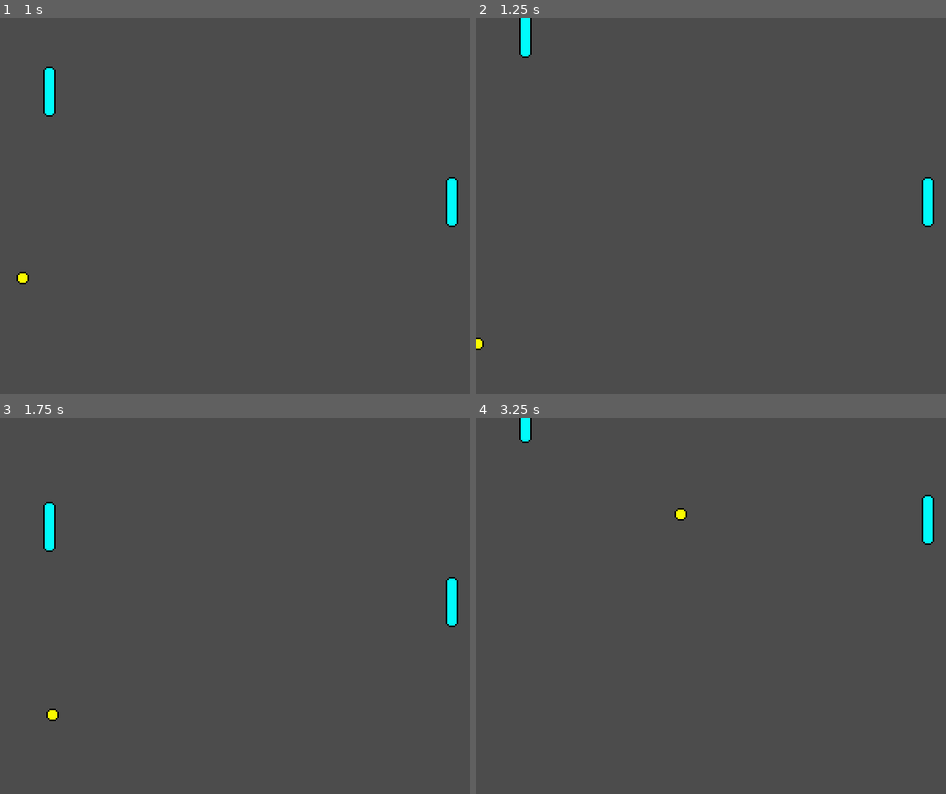
Above: before the commit, frames 1-4 (two rows, left to right).
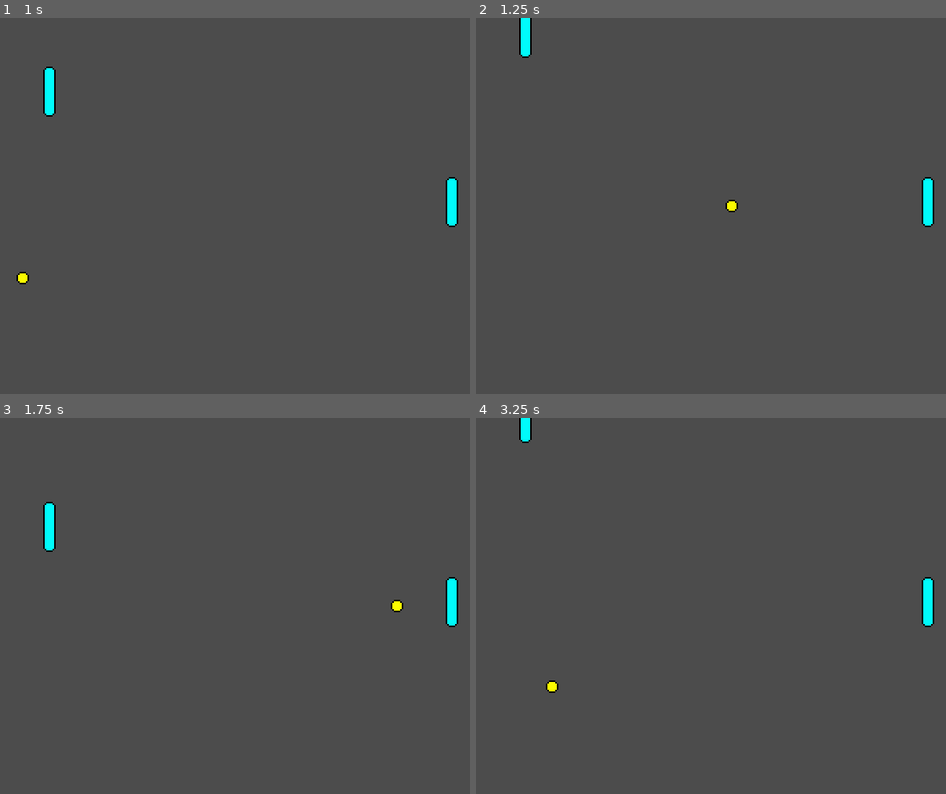
Above: after the commit, the same moments.

Repository: paolobb4/YAPC
Game: Godot game, scene res://scn/Game.tscn
The game is run twice, just before and just after one commit, with the same random seed, the same clock (stepped at 60 frames per second) and the same inputs. The project has no main scene, so this scene is started directly.
Inputs:
- Up to frame 1 (1 s): tap Enter at 0.5 s; hold Up (ui_up) from 0.53 s (still down)
- Up to frame 2 (1.25 s): keep holding Up (ui_up)
- Up to frame 3 (1.75 s): release Up (ui_up) at 1.28 s; hold Down (ui_down) from 1.28 s (still down)
- Up to frame 4 (3.25 s): release Down (ui_down) at 2.03 s; hold Up (ui_up) from 2.03 s (still down)

Frame 1 is identical in both runs. In frame 2, 0.1% of the frame differs, in the area x 0-56%, y 48-89%; in frame 3, 0.1%; in frame 4, 0.8%, in the area x 14-98%, y 20-74%.

Commit message:
Change Ball to reset to center on screen.x collision

Diff:
--- a/scn/ball.gd
+++ b/scn/ball.gd
@@ -13,9 +13,13 @@
 func _process(delta):
 	position += direction * speed * delta
 	# TODO: replace x collision with point score
-	if position.x < 0 or position.x > screensize.x:
-		direction.x *= -1
-		position.x = clamp(position.x, 0, screensize.x)
+	if position.x < 0:
+		position = screensize / 2
+		direction = Vector2(1, 0)
+	if position.x > screensize.x:
+		position = screensize / 2
+		direction = Vector2(-1, 0)
+
 	if position.y < 0 or position.y > screensize.y:
 		direction.y *= -1
 		position.y = clamp(position.y, 0, screensize.y)
Not shown, added: .gitignore
